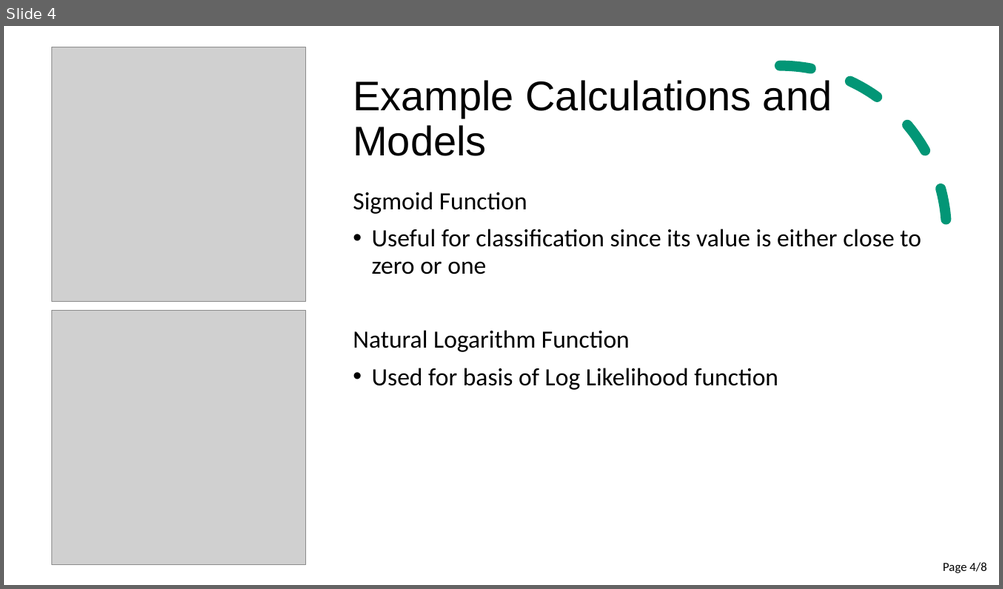
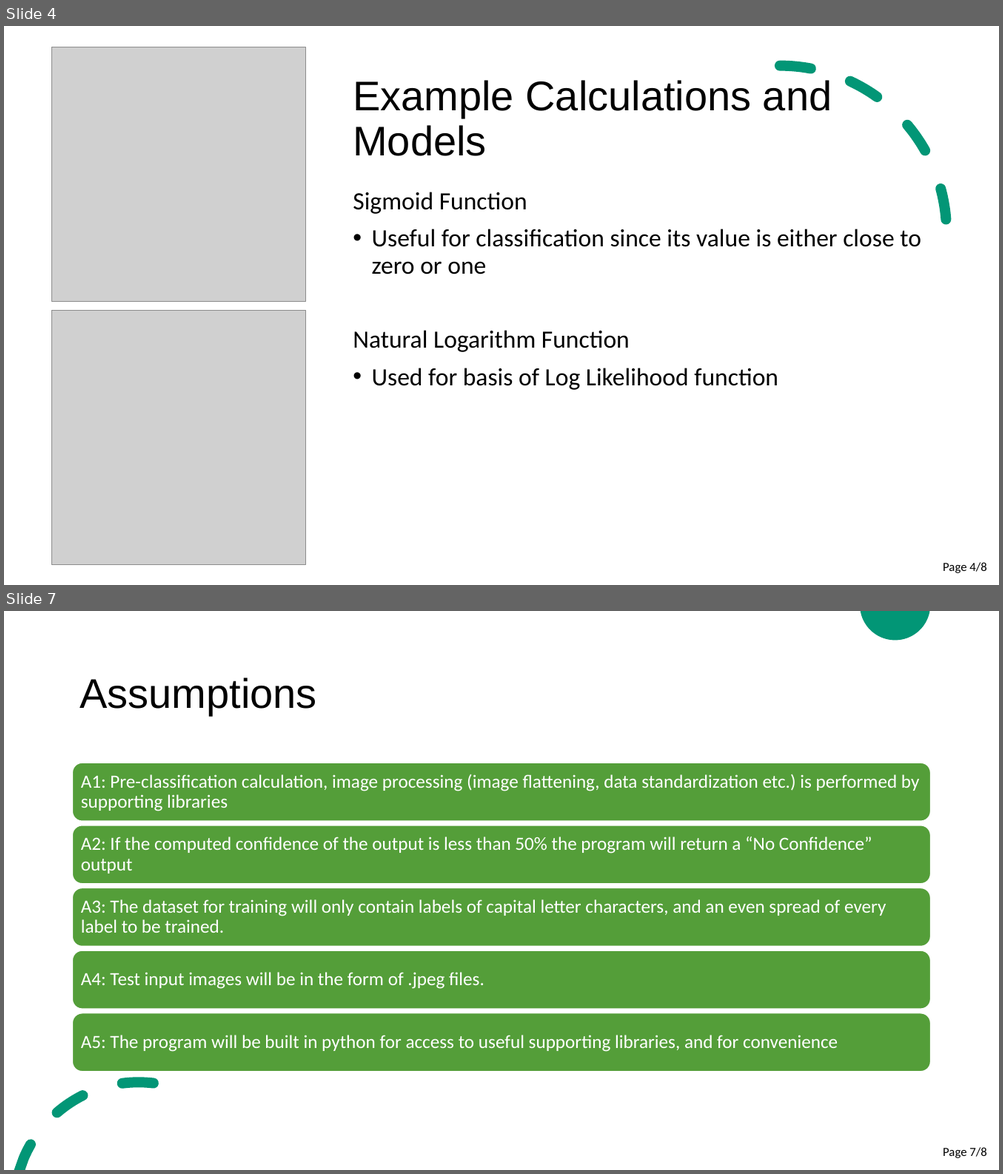
Before and after one commit to cer-hunter/OAR-CAS741, a slide deck: docs/Presentations/SRSPresentation/SRSPresentation.pptx. Shown one above the other, each under a label of ours: slide 4 before the commit, slides 4 and 7 after it; the slides between them are not shown. The pictures are 1003x589 and 1003x1174 pixels, drawn with LibreOffice and Linux fonts; fonts in the diff are those of the drawing; grey boxes stand for pictures. Boxes give left, top, right and bottom in pixels: in the first picture for what was removed or moved away, otherwise in the second. Text is boxed around its words. In the diff, an @@ line names an element or a change of style, - is before the commit and + after.

```diff
--- a/docs/Presentations/SRSPresentation/SRSPresentation.pptx
+++ b/docs/Presentations/SRSPresentation/SRSPresentation.pptx
@@ slide 7 added at [4, 611, 999, 1170], background #FFFFFF; not listed: 2 template elements that a slide beside it also shows @@
@@ title added at [79, 678, 316, 715], 40 pt, text #000000 @@
+Assumptions
@@ group added at [73, 763, 930, 1072]: 5 rounded rectangles, 5 texts @@
+A1: Pre-classification calculation, image processing (image flattening, data standardization etc.) is performed by supporting libraries
+A2: If the computed confidence of the output is less than 50% the program will return a “No Confidence” output
+A3: The dataset for training will only contain labels of capital letter characters, and an even spread of every label to be trained.
+A4: Test input images will be in the form of .jpeg files.
+A5: The program will be built in python for access to useful supporting libraries, and for convenience
@@ page number added at [942, 1147, 986, 1159], 12 pt, text #000000 @@
+Page 7/8
```
Also in this commit, not shown: 2 slides changed, 1 other slide added, 2 slides removed.
